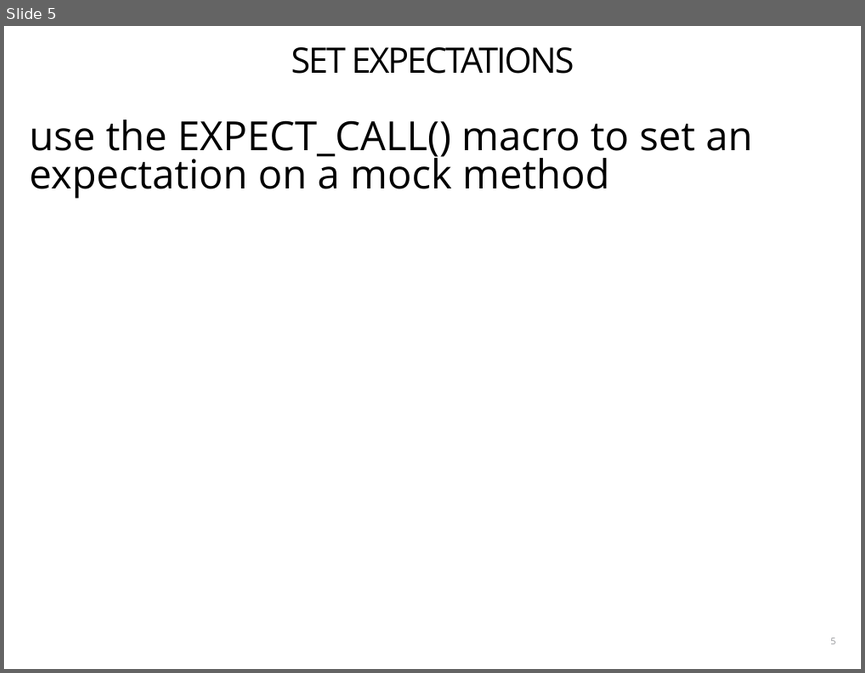
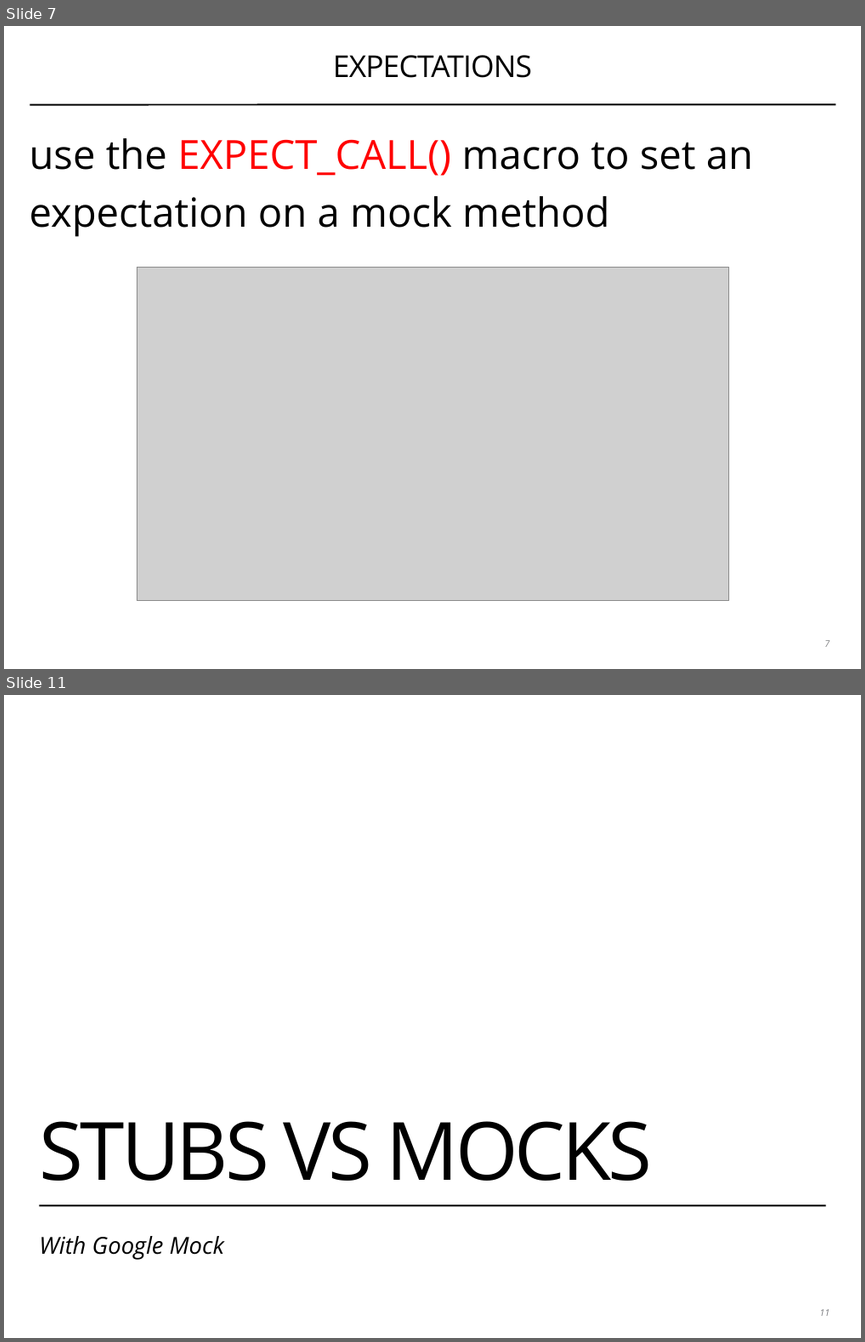
Before and after one commit to coney/cpp-unit-testing, a slide deck: .slides/02-stubs-and-mocks.pptx. Shown one above the other, each under a label of ours: slide 5 before the commit, slides 7 and 11 after it; the slides between them are not shown. The pictures are 865x673 and 865x1342 pixels, drawn with LibreOffice and Linux fonts; fonts in the diff are those of the drawing; grey boxes stand for pictures; background and template pictures are left out. Boxes give left, top, right and bottom in pixels: in the first picture for what was removed or moved away, otherwise in the second. Text is boxed around its words. In the diff, an @@ line names an element or a change of style, - is before the commit and + after.

```diff
--- a/.slides/02-stubs-and-mocks.pptx
+++ b/.slides/02-stubs-and-mocks.pptx
@@ slide 11 added at (4, 695, 861, 1338), background #FFFFFF @@
@@ title added at (40, 1121, 653, 1180), 96 pt, text #000000 @@
+STUBS VS MOCKS
@@ line added from (39, 1205) to (826, 1205), #000000 2 pt @@
@@ text added at (39, 1236, 224, 1259), 28 pt, text #000000, italic @@
+With Google Mock
@@ page number added at (819, 1309, 829, 1315), 11 pt, text #808184, italic @@
+11
@@ what was slide 5 is now slide 7 @@
@@ slide 7 changed as well @@
@@ title at (333, 55, 532, 78): text changed; size 42 to 36 pt @@
-SET EXPECTATIONS
+EXPECTATIONS
@@ text "use the EXPECT_CALL() macro to ..." at (30, 138, 753, 237): text colour #000000 to #FF0000 in "EXPECT_CALL()"; indent changed; line spacing 0.8 to 1.2 @@
@@ line added from (30, 105) to (836, 104), #000000 2 pt @@
@@ picture added at (137, 267, 728, 601) @@
@@ page number at (824, 640, 829, 646): text changed; text colour #929396 to #808184; italic on @@
-5
+7
```
Also in this commit, not shown: 5 other slides changed, 10 other slides added, 4 slides removed.
